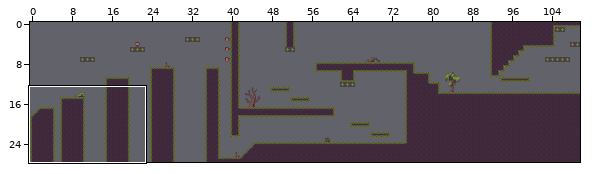
Tiled map: docs/assets/map/level_3.tmx. Above, an overview of the earlier version with the close-up marked.
Close-up. Before the commit:
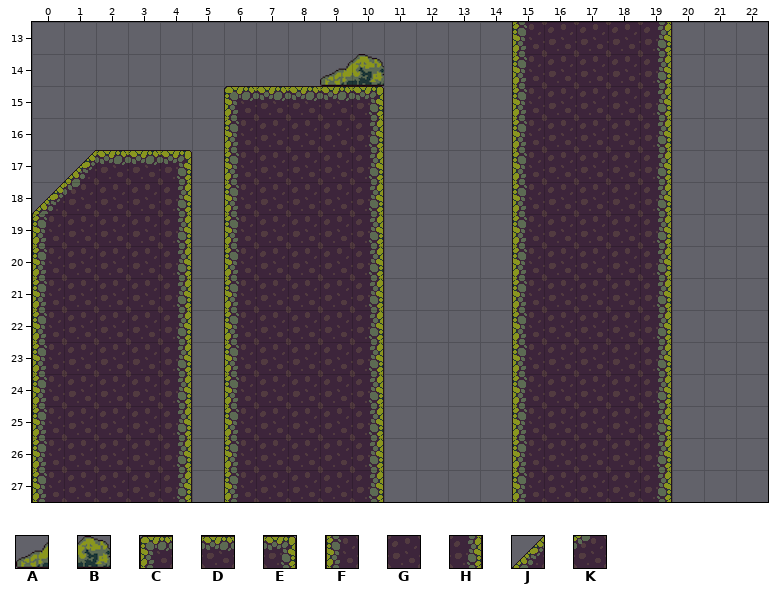
Cells are 32x32 px. Shown: x 0..22, y 13..27. The commit also changed other parts of the map, which this record leaves out.
Key: from "bushes": A 0, B 1; from "map_tileset": C 0, D 1, E 2, F 10, G 11, H 12, J 46, K 56.
_ is an empty cell.
Layer "Tile Layer 1" before, first column x 0:
13 _______________FGGGH___
14 _________AB____FGGGH___
15 ______CDDDE____FGGGH___
16 ______FGGGH____FGGGH___
17 _JDDE_FGGGH____FGGGH___
18 JKGGH_FGGGH____FGGGH___
19 FGGGH_FGGGH____FGGGH___
20 FGGGH_FGGGH____FGGGH___
21 FGGGH_FGGGH____FGGGH___
22 FGGGH_FGGGH____FGGGH___
23 FGGGH_FGGGH____FGGGH___
24 FGGGH_FGGGH____FGGGH___
25 FGGGH_FGGGH____FGGGH___
26 FGGGH_FGGGH____FGGGH___
27 FGGGH_FGGGH____FGGGH___
The same view after the edit:
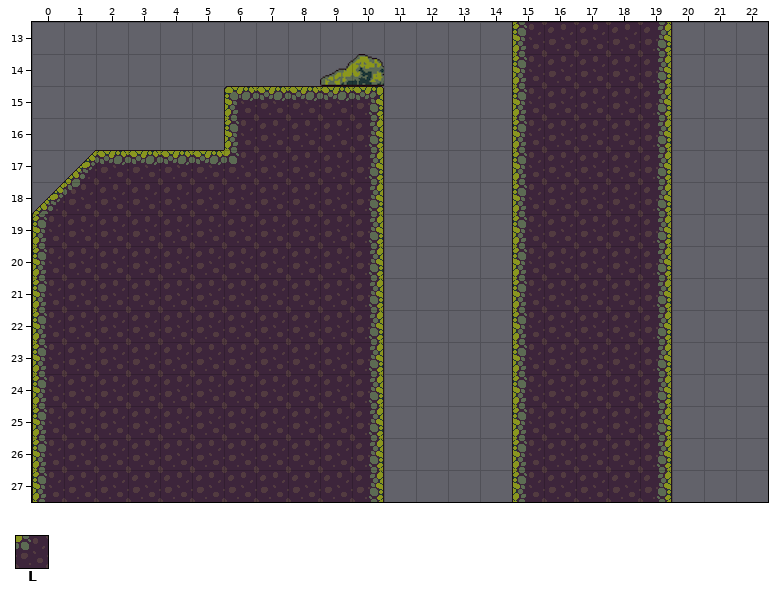
Further tiles: from "map_tileset": L 25.
Edits made:
Layer "Tile Layer 1":
Tile E gives way to tile D in row 17 at x 4.
The edit adds tile D in row 17 at x 5.
Tile F gives way to tile G in rows 18 to 27 at x 6.
Tile H gives way to tile G in rows 18 to 27 at x 4.
The edit adds tile G in rows 18 to 27 at x 5.
Tile F gives way to tile L in row 17 at x 6.
Changed places in both close-ups, as pixel boxes (x1, y1, x2, y2):
changed: (176, 150, 239, 502)
